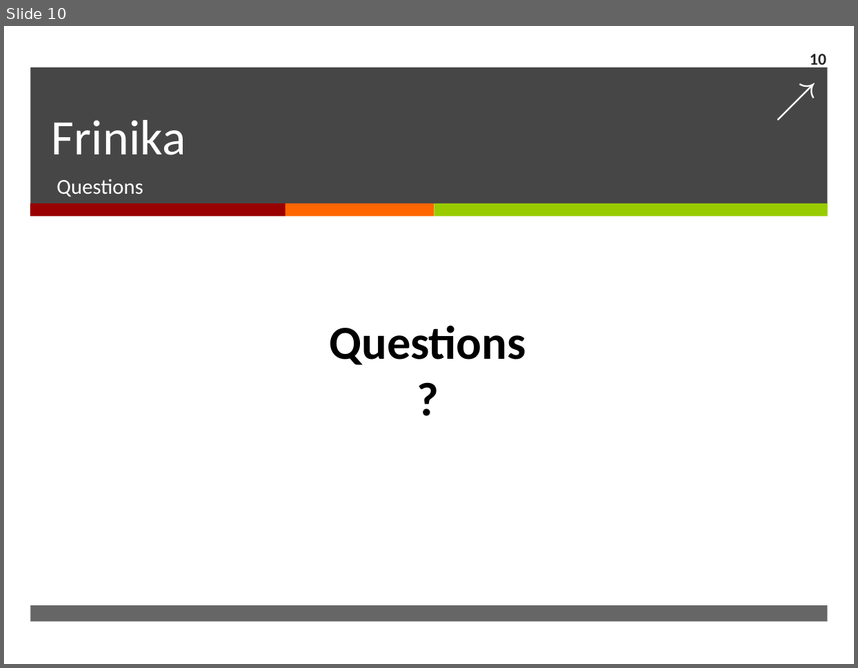
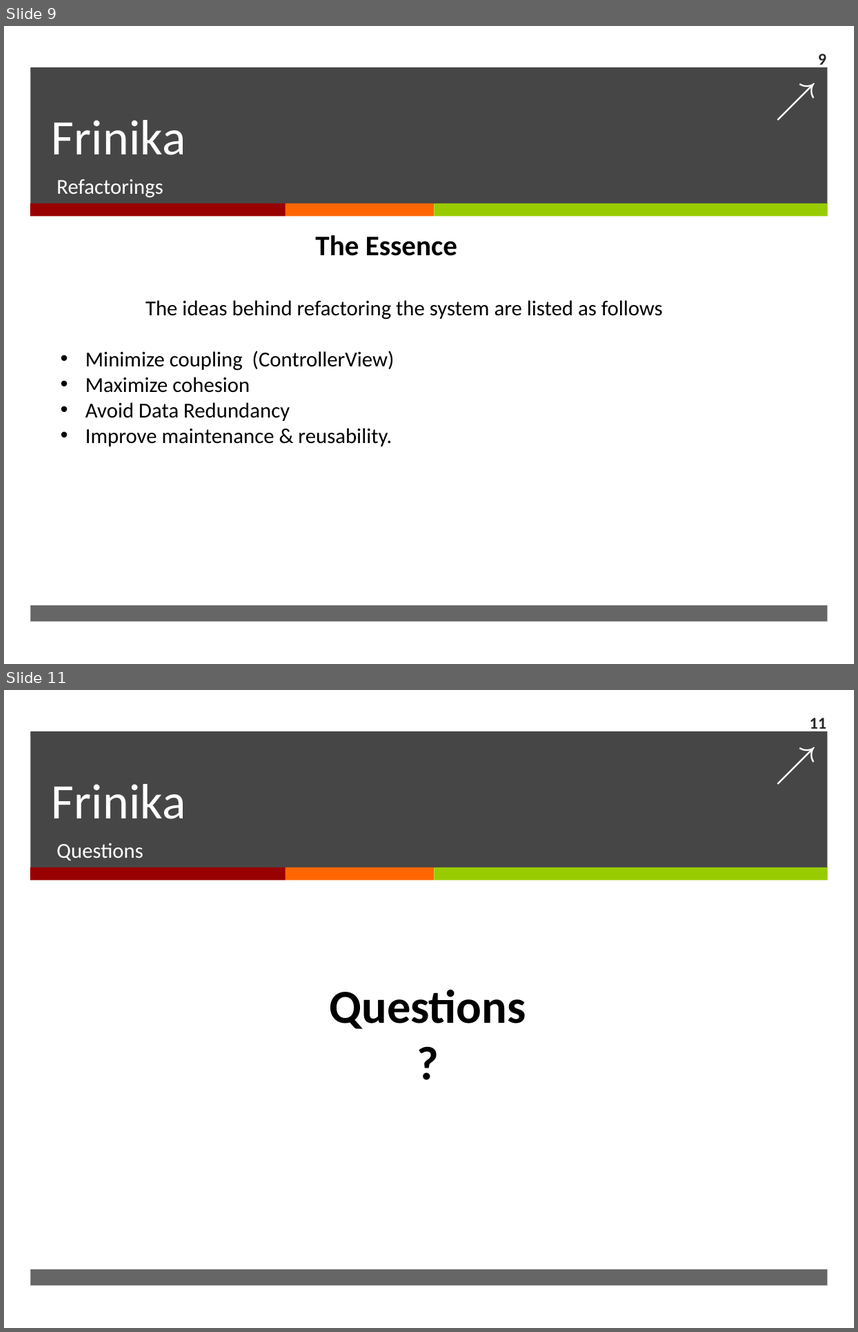
Before and after one commit to mischell/Soen6471Frinika, a slide deck: Final Report/SOEN6471 - Frinika - Final Presentation.ppt. Shown one above the other, each under a label of ours: slide 10 before the commit, slides 9 and 11 after it; the slides between them are not shown. The pictures are 858x668 and 858x1332 pixels, drawn with LibreOffice and Linux fonts; fonts in the diff are those of the drawing. Boxes give left, top, right and bottom in pixels: in the first picture for what was removed or moved away, otherwise in the second. Text is boxed around its words. In the diff, an @@ line names an element or a change of style, - is before the commit and + after.

Commit message:
2nd half Presentation
Refactoring , why? and Conclusion. Mischell it would be advisable to
include class diagram of the refactoring you carried out.

```diff
--- a/Final Report/SOEN6471 - Frinika - Final Presentation.ppt
+++ b/Final Report/SOEN6471 - Frinika - Final Presentation.ppt
@@ slide 9 added at bbox=[4, 26, 854, 664], background #FFFFFF; not listed: 6 template elements that a slide beside it also shows @@
@@ page number added at bbox=[818, 54, 826, 69], 14 pt, text #262626, bold @@
+9
@@ title added at bbox=[52, 120, 186, 155], 42 pt, text #FFFFFF @@
+Frinika
@@ subtitle added at bbox=[56, 179, 163, 198], 18 pt, text #FFFFFF @@
+Refactorings
@@ text added at bbox=[315, 235, 457, 256], 24 pt, text #000000, bold @@
+The Essence
@@ text added at bbox=[85, 300, 663, 446], 18 pt, text #000000 @@
+The ideas behind refactoring the system are listed as follows
+• Minimize coupling (ControllerView)
+• Maximize cohesion
+• Avoid Data Redundancy
+• Improve maintenance & reusability.
@@ what was slide 10 is now slide 11 @@
@@ page number at bbox=[810, 718, 826, 733]: text changed @@
-10
+11
```
Also in this commit, not shown: 2 slides changed, 1 other slide added, 1 slide removed.
